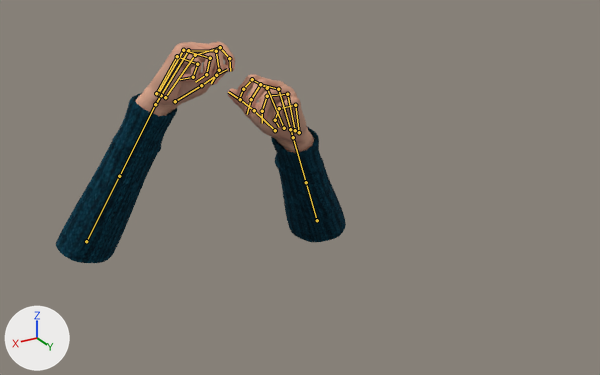
One commit to the Blender file art3d/hands/TripoHands.blend: the scene before it, then after it.
Camera for both pictures: a camera (50 mm lens) standing at (0.408, 1.449, 0.345) and looking at (-0.114, 0.58, -0.09). Lighting does not change. The marker at lower left points along +X, +Y and +Z. The first picture is the older version. Both versions are drawn at frame 45 of the action 'Take_DrawCard'; the numbers are the values there. The bones that bend it are drawn over the model as lines.

The first picture shows 'Arm_Male_L', 'Arm_Male_R', 'Sleeve_L', 'Sleeve_R'.
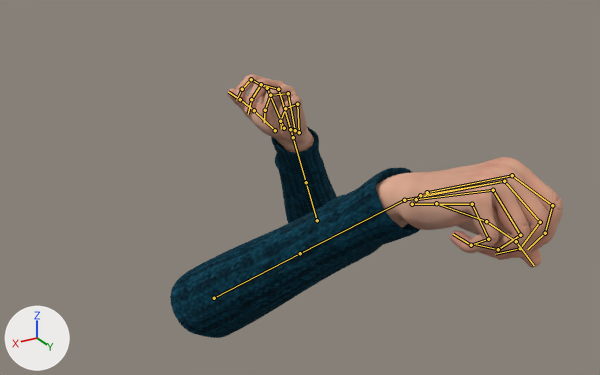
The change in detail:
Bone 'Forearm_R' (bone_forearm_r) moves from (-0.0636, 0.5137, -0.2626) to (-0.0633, 1.0007, -0.1159).
Bone 'Forearm_R' (bone_forearm_r) turns from (62, -7, 44) to (38, -4, 27) degrees about its own x, y and z.
Bone 'ForearmTwist_R' (bone_forearmtwist_r) turns from (0, -9, 0) to (0, -3, 0) degrees about its own x, y and z.
Bone 'Hand_R' (bone_hand_r) turns from (1, -5, 17) to (-17, 0, 1) degrees about its own x, y and z.
Bone 'Index01_R' (bone_index01_r) turns from (-42, -3, -3) to (-48, -2, -2) degrees about its own x, y and z.
Bone 'Ring01_R' (bone_ring01_r) turns from (-70, 8, 3) to (-68, 1, 1) degrees about its own x, y and z.
Bone 'Pinky01_R' (bone_pinky01_r) turns from (-75, 20, 3) to (-72, 2, 1) degrees about its own x, y and z.
Bone 'Thumb01_R' (bone_thumb01_r) turns from (-50, -68, 31) to (-43, -56, 26) degrees about its own x, y and z.
Bone 'Thumb02_R' (bone_thumb02_r) turns from (-19, 0, 6) to (-14, 0, 4) degrees about its own x, y and z.
Bone 'Ring01_L' (bone_ring01_l) turns from (-56, -7, -4) to (-55, -1, -1) degrees about its own x, y and z.
Bone 'Pinky01_L' (bone_pinky01_l) turns from (-65, -17, -6) to (-62, -2, -1) degrees about its own x, y and z.

Location of each change, [x1, y1, x2, y2] in pixels of the pictures (600 x 375 px):
'Sleeve_R', posed (106% wider)
    before: [56, 93, 177, 263]
    after: [170, 167, 420, 338]
'Arm_Male_R', posed
    before: [135, 42, 235, 116]
    after: [376, 157, 563, 268]
'Arm_Male_L', posed
    both: [228, 74, 314, 153]
bone 'Forearm_R', root to tip
    before: (86, 241) to (119, 176)
    after: (214, 298) to (300, 253)
bone 'ForearmTwist_R', root to tip
    before: (119, 176) to (155, 104)
    after: (300, 253) to (404, 200)
bone 'Hand_R', root to tip
    before: (155, 104) to (188, 50)
    after: (404, 200) to (504, 181)
bone 'Index01_R', root to tip
    before: (195, 55) to (220, 47)
    after: (512, 175) to (552, 205)
bone 'Ring01_R', root to tip
    before: (183, 50) to (210, 58)
    after: (493, 190) to (520, 235)
bone 'Pinky01_R', root to tip
    before: (177, 56) to (197, 64)
    after: (472, 204) to (488, 239)
bone 'Thumb01_R', root to tip
    before: (175, 101) to (201, 85)
    after: (436, 203) to (486, 221)
bone 'Thumb02_R', root to tip
    before: (201, 85) to (216, 75)
    after: (486, 221) to (516, 241)
bone 'Ring01_L', root to tip
    before: (287, 94) to (267, 96)
    after: (288, 93) to (270, 95)
bone 'Pinky01_L', root to tip
    before: (295, 105) to (279, 108)
    after: (297, 104) to (285, 108)
